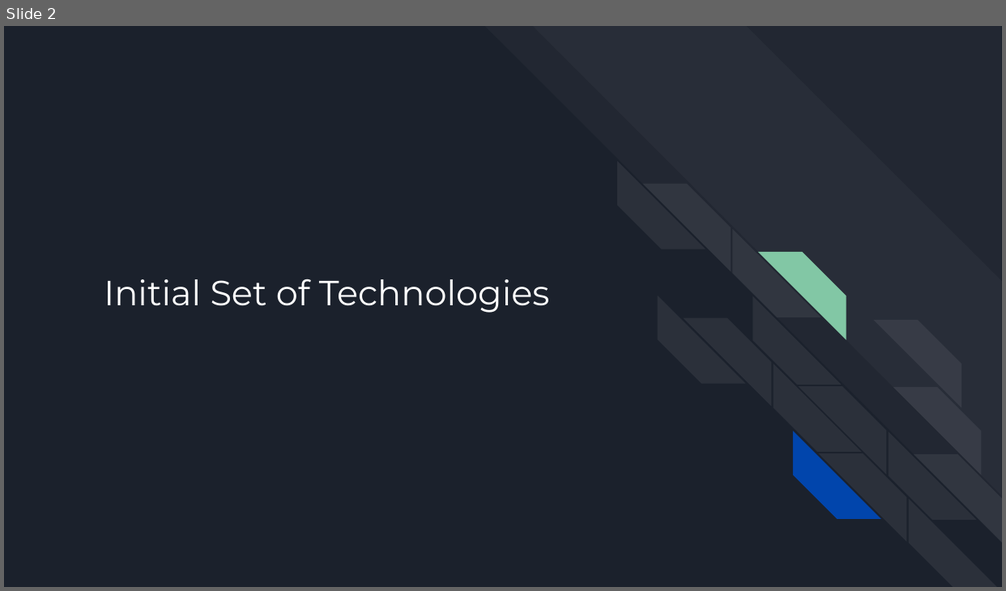
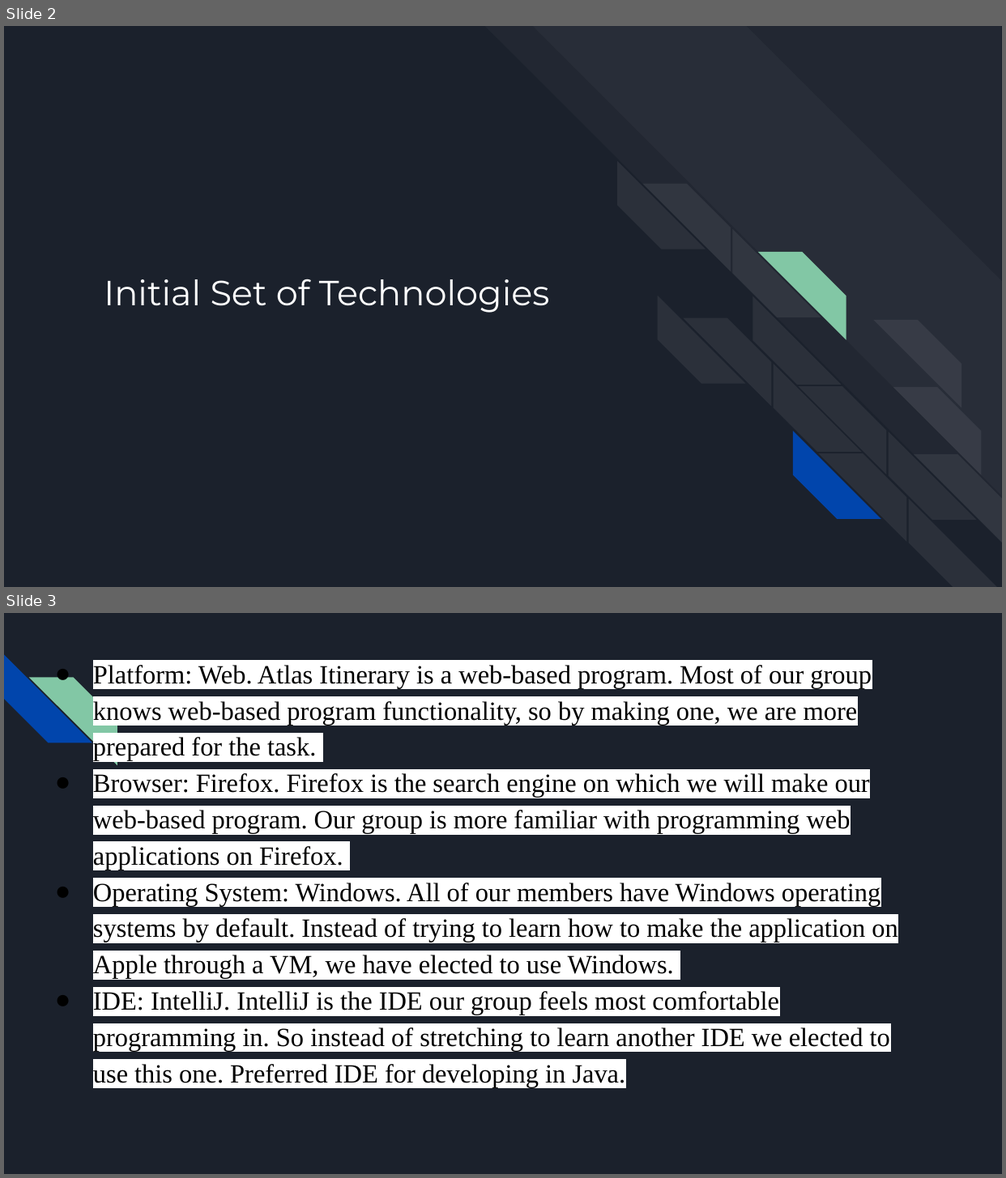
Before and after one commit to DustinWZook/Atlas-Itinerary, a slide deck: Documents/CSCI 4805 Project Requirements.pptx. Shown one above the other, each under a label of ours: slide 2 before the commit, slides 2 and 3 after it. The pictures are 1006x591 and 1006x1178 pixels, drawn with LibreOffice and Linux fonts; fonts in the diff are those of the drawing. Boxes give left, top, right and bottom in pixels: in the first picture for what was removed or moved away, otherwise in the second. Text is boxed around its words. In the diff, an @@ line names an element or a change of style, - is before the commit and + after.

```diff
--- a/Documents/CSCI 4805 Project Requirements.pptx
+++ b/Documents/CSCI 4805 Project Requirements.pptx
@@ slide 3 added at bbox=[4, 613, 1002, 1174], background #1B212C @@
@@ diag stripe added at bbox=[4, 655, 91, 743], fill #0145AC @@
@@ diag stripe added at bbox=[29, 677, 117, 764], fill #82C7A5 @@
@@ text added at bbox=[93, 665, 897, 1088], 19 pt, text #000000 @@
+● Platform: Web. Atlas Itinerary is a web-based program. Most of our group knows web-based program functionality, so by making one, we are more prepared for the task.
+● Browser: Firefox. Firefox is the search engine on which we will make our web-based program. Our group is more familiar with programming web applications on Firefox.
+● Operating System: Windows. All of our members have Windows operating systems by default. Instead of trying to learn how to make the application on Apple through a VM, we have elected to use Windows.
+● IDE: IntelliJ. IntelliJ is the IDE our group feels most comfortable programming in. So instead of stretching to learn another IDE we elected to use this one. Preferred IDE for developing in Java.
```
Also in this commit, not shown: 4 other slides added, 3 slides removed, 1 other file.
